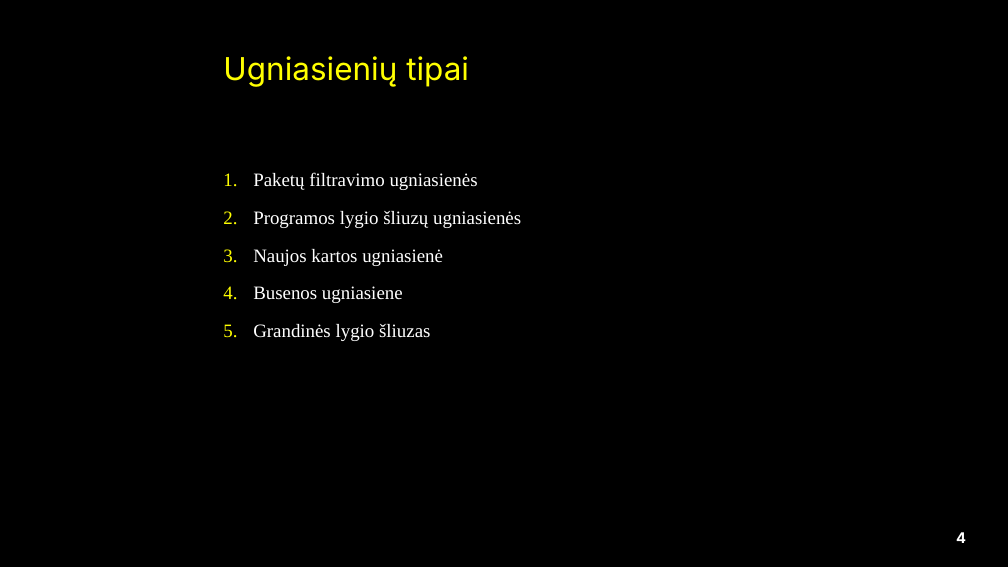
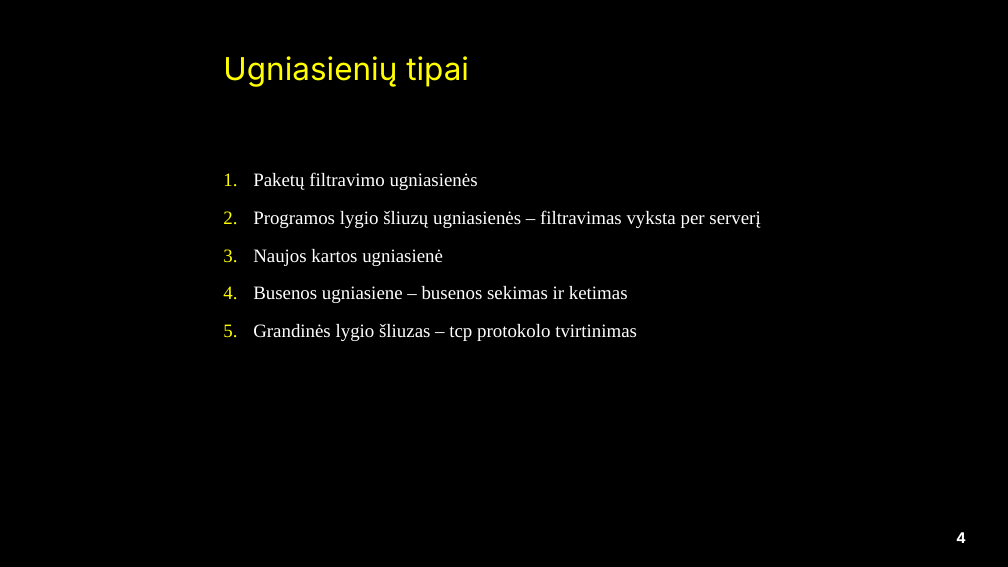
Before and after one commit to EligijusK/KTU, a slide deck: slide 4 of Saugos Magistro studijos/Referato pristatymas.pptx. Drawn at 1008x567 pixels with LibreOffice and Linux fonts; fonts in the diff are those of the drawing; background and template pictures are left out. Boxes give left, top, right and bottom in pixels: in the first picture for what was removed or moved away, otherwise in the second. Text is boxed around its words. In the diff, an @@ line names an element or a change of style, - is before the commit and + after.

```diff
--- a/Saugos Magistro studijos/Referato pristatymas.pptx
+++ b/Saugos Magistro studijos/Referato pristatymas.pptx
@@ text at <box>253,210,760,228</box>: text changed @@
-2. Programos lygio šliuzų ugniasienės
+2. Programos lygio šliuzų ugniasienės – filtravimas vyksta per serverį
@@ text at <box>253,286,637,341</box>: text changed @@
-4. Busenos ugniasiene
-5. Grandinės lygio šliuzas
+4. Busenos ugniasiene – busenos sekimas ir ketimas
+5. Grandinės lygio šliuzas – tcp protokolo tvirtinimas
```
Also in this commit, not shown: 1 other slide changed, 12 other files.
